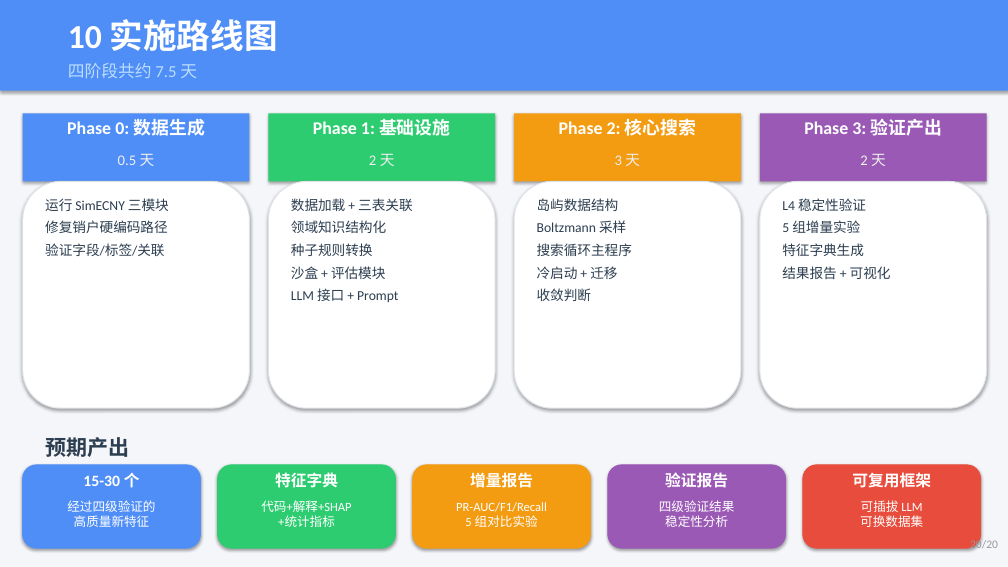
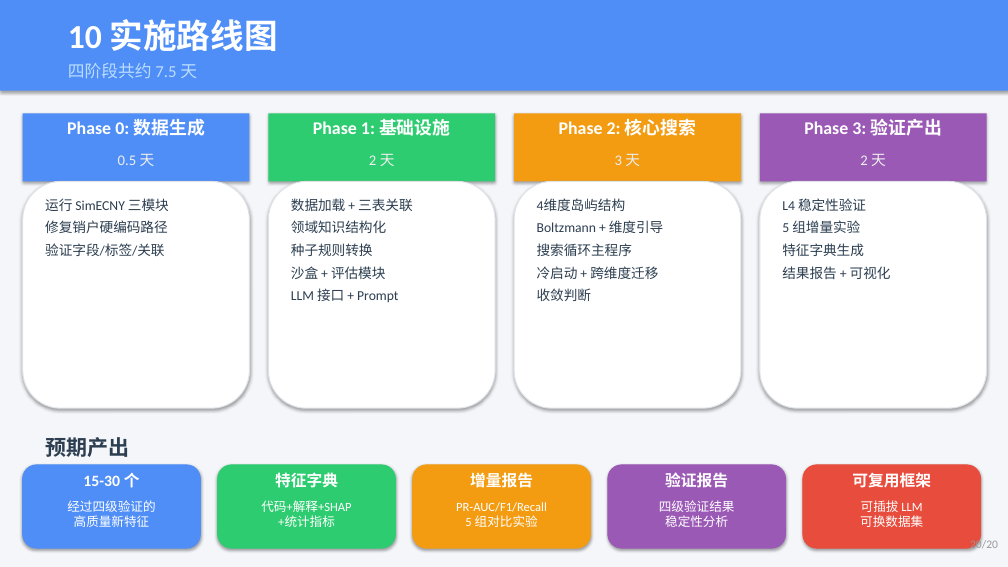
Before and after one commit to youchengsong/large-llm-create-feature, a slide deck: slide 20 of LLM_Feature_Engineering_Report.pptx. Drawn at 1008x567 pixels with LibreOffice and Linux fonts; fonts in the diff are those of the drawing. Boxes give left, top, right and bottom in pixels: in the first picture for what was removed or moved away, otherwise in the second. Text is boxed around its words. In the diff, an @@ line names an element or a change of style, - is before the commit and + after.

```diff
--- a/LLM_Feature_Engineering_Report.pptx
+++ b/LLM_Feature_Engineering_Report.pptx
@@ text at (537, 198, 663, 233): text changed @@
-岛屿数据结构
-Boltzmann 采样
+4维度岛屿结构
+Boltzmann + 维度引导
@@ text at (537, 266, 658, 279): text changed @@
-冷启动 + 迁移
+冷启动 + 跨维度迁移
```
Also in this commit, not shown: 9 other slides changed, 1 slide added, 1 slide removed, 2 other files.
